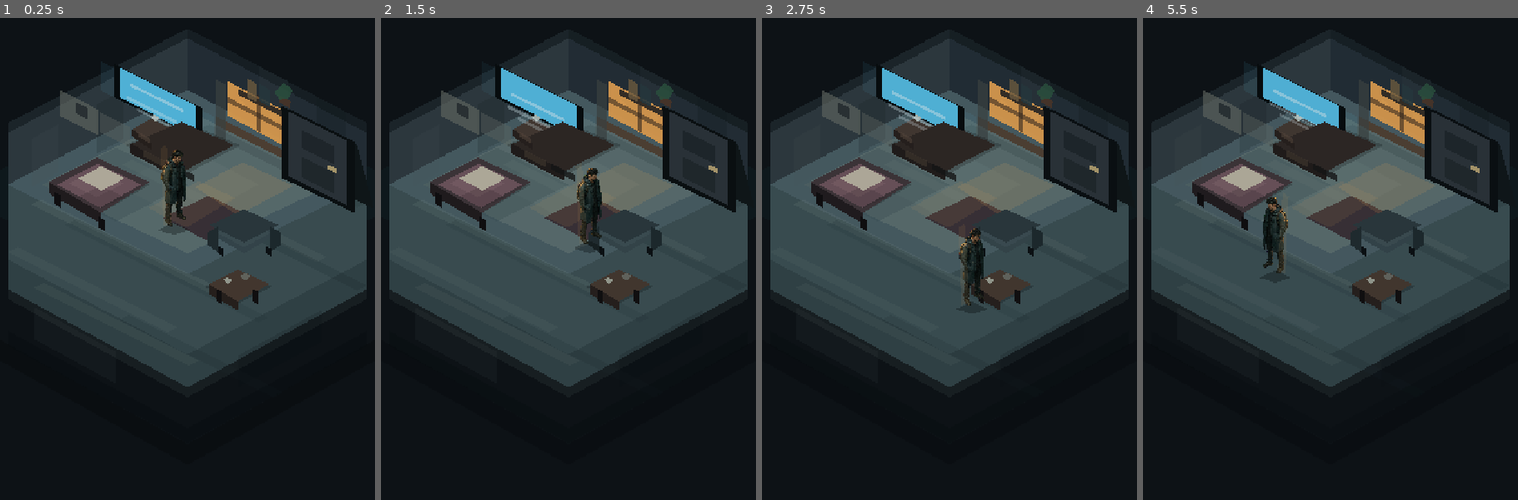
Above: before the commit, frames 1-4 (left to right).
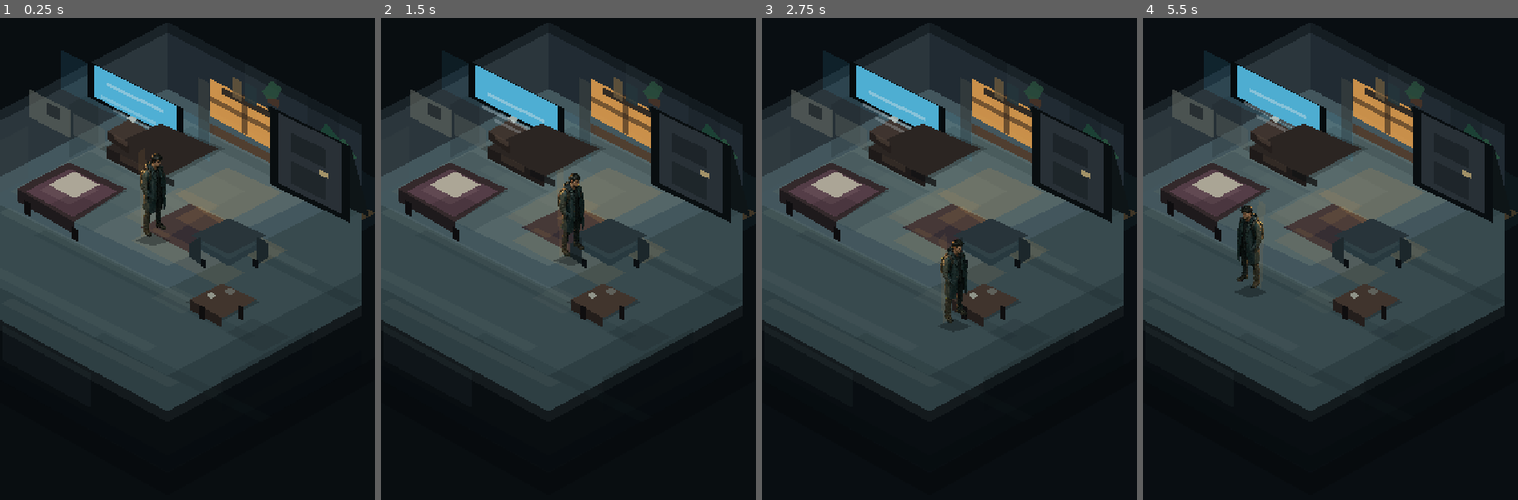
Above: after the commit, the same moments.

Repository: h4dtk6rb9k-cell/youAreNotAlone
Game: Godot game, scene res://levels/level_01_apartment/Level01Apartment.tscn
The game is run twice, just before and just after one commit, with the same random seed, the same clock (stepped at 60 frames per second) and the same inputs.
Inputs:
- Up to frame 1 (0.25 s): no input
- Up to frame 2 (1.5 s): hold D (move_right) 0.53-1.28 s; hold E (interact) 0.53-1.28 s; hold S (move_down) from 1.28 s (still down); tap E (interact) at 1.35 s
- Up to frame 3 (2.75 s): release S (move_down) at 2.03 s; hold D (move_right) from 2.03 s (still down); hold E (interact) from 2.03 s (still down)
- Up to frame 4 (5.5 s): release D (move_right) at 2.78 s; release E (interact) at 2.78 s; hold W (move_up) 2.78-3.53 s; tap E (interact) at 2.85, 4.35 s; hold E (interact) 3.53-4.28 s; hold A (move_left) 3.53-5.03 s; hold S (move_down) from 5.03 s (still down); hold E (interact) from 5.03 s (still down)

The runs differ from the first frame. In frame 1, 22% of the frame differs, in the area x 0-100%, y 3-82%; in frame 2, 22%; in frame 3, 22%; in frame 4, 23%.

Commit message:
Enhance apartment atmosphere and framing

Diff:
--- a/levels/level_01_apartment/Level01Apartment.tscn
+++ b/levels/level_01_apartment/Level01Apartment.tscn
@@ -71,7 +71,7 @@
 z_index = -200
 offset_right = 720.0
 offset_bottom = 1280.0
-color = Color(0.045, 0.055, 0.068, 1)
+color = Color(0.032, 0.042, 0.052, 1)
 
 [node name="BackgroundArt" type="Sprite2D" parent="."]
 visible = false
@@ -159,7 +159,7 @@
 z_index = 50
 offset_right = 720.0
 offset_bottom = 1280.0
-color = Color(0.08, 0.16, 0.20, 0.05)
+color = Color(0.06, 0.13, 0.17, 0.07)
 mouse_filter = 2
 
 [node name="SilenceOverlay" type="ColorRect" parent="."]
@@ -170,8 +170,8 @@
 mouse_filter = 2
 
 [node name="Camera2D" type="Camera2D" parent="."]
-position = Vector2(360, 730)
-zoom = Vector2(1.18, 1.18)
+position = Vector2(390, 715)
+zoom = Vector2(1.28, 1.28)
 enabled = true
 
 [node name="BottomMask" type="ColorRect" parent="."]
@@ -197,18 +197,28 @@
 
 [node name="WindowLightSpill" type="Polygon2D" parent="Room"]
 z_index = -29
-color = Color(0.96, 0.64, 0.30, 0.20)
-polygon = PackedVector2Array(64, -80, 292, 32, 34, 172, -172, 44)
+color = Color(0.96, 0.64, 0.30, 0.25)
+polygon = PackedVector2Array(50, -90, 312, 40, 44, 190, -190, 54)
 
 [node name="WindowLightCore" type="Polygon2D" parent="Room"]
 z_index = -28
-color = Color(1, 0.72, 0.38, 0.16)
-polygon = PackedVector2Array(82, -64, 226, 8, 28, 112, -94, 36)
+color = Color(1, 0.72, 0.38, 0.22)
+polygon = PackedVector2Array(78, -68, 242, 14, 38, 128, -104, 42)
 
 [node name="WindowLightEdge" type="Polygon2D" parent="Room"]
 z_index = -27
 color = Color(0.98, 0.76, 0.44, 0.09)
 polygon = PackedVector2Array(118, -92, 292, -4, 86, 42, -42, -30)
+
+[node name="WindowLightStripeA" type="Polygon2D" parent="Room"]
+z_index = -15
+color = Color(1, 0.72, 0.36, 0.14)
+polygon = PackedVector2Array(12, 48, 48, 30, 180, 96, 142, 116)
+
+[node name="WindowLightStripeB" type="Polygon2D" parent="Room"]
+z_index = -15
+color = Color(1, 0.72, 0.36, 0.10)
+polygon = PackedVector2Array(-54, 82, -18, 62, 116, 130, 78, 150)
 
 [node name="Floor" type="Polygon2D" parent="Room"]
 z_index = -20
@@ -296,6 +306,16 @@
 color = Color(0.08, 0.13, 0.14, 0.16)
 polygon = PackedVector2Array(-112, 228, -96, 220, 156, 346, 140, 354)
 
+[node name="FloorScuffA" type="Polygon2D" parent="Room"]
+z_index = -14
+color = Color(0.77, 0.73, 0.62, 0.06)
+polygon = PackedVector2Array(-24, 168, 10, 150, 58, 174, 22, 192)
+
+[node name="FloorScuffB" type="Polygon2D" parent="Room"]
+z_index = -14
+color = Color(0.02, 0.035, 0.04, 0.12)
+polygon = PackedVector2Array(88, 220, 128, 198, 184, 226, 142, 248)
+
 [node name="FrontWallHighlight" type="Polygon2D" parent="Room"]
 z_index = -13
 color = Color(0.54, 0.62, 0.60, 0.10)
@@ -381,6 +401,35 @@
 position = Vector2(30, -4)
 color = Color(0.18, 0.34, 0.25, 0.82)
 polygon = PackedVector2Array(-16, 4, -2, -12, 14, 0, 6, 14, -8, 16)
+
+[node name="TallPlant" type="Node2D" parent="Room"]
+z_index = -12
+position = Vector2(242, -18)
+
+[node name="TallPlantShadow" type="Polygon2D" parent="Room/TallPlant"]
+z_index = -1
+color = Color(0, 0, 0, 0.22)
+polygon = PackedVector2Array(-24, 22, 0, 10, 30, 24, 4, 38)
+
+[node name="TallPlantPot" type="Polygon2D" parent="Room/TallPlant"]
+color = Color(0.28, 0.20, 0.16, 1)
+polygon = PackedVector2Array(-18, 4, 18, 22, 14, 42, -14, 24)
+
+[node name="TallPlantStem" type="Polygon2D" parent="Room/TallPlant"]
+color = Color(0.13, 0.20, 0.16, 1)
+polygon = PackedVector2Array(-3, -58, 3, -56, 3, 16, -3, 14)
+
+[node name="TallPlantLeavesA" type="Polygon2D" parent="Room/TallPlant"]
+color = Color(0.12, 0.30, 0.22, 0.86)
+polygon = PackedVector2Array(-32, -44, -4, -76, 18, -50, 2, -30)
+
+[node name="TallPlantLeavesB" type="Polygon2D" parent="Room/TallPlant"]
+color = Color(0.18, 0.38, 0.26, 0.82)
+polygon = PackedVector2Array(-8, -24, 22, -54, 42, -24, 10, -8)
+
+[node name="TallPlantLeavesC" type="Polygon2D" parent="Room/TallPlant"]
+color = Color(0.10, 0.24, 0.18, 0.88)
+polygon = PackedVector2Array(-36, -8, -8, -34, 10, -12, -10, 6)
 
 [node name="WarmWindow" type="Polygon2D" parent="Room"]
 z_index = -14
@@ -392,12 +441,16 @@
 z_index = -1
 
 [node name="ExteriorBuildingA" type="Polygon2D" parent="Room/WarmWindow/ExteriorCityHint"]
-color = Color(0.12, 0.16, 0.17, 0.45)
+color = Color(0.12, 0.16, 0.17, 0.58)
 polygon = PackedVector2Array(-42, -8, -6, 10, -6, 46, -42, 28)
 
 [node name="ExteriorBuildingB" type="Polygon2D" parent="Room/WarmWindow/ExteriorCityHint"]
-color = Color(0.10, 0.135, 0.15, 0.42)
+color = Color(0.10, 0.135, 0.15, 0.54)
 polygon = PackedVector2Array(8, 10, 44, 28, 44, 68, 8, 50)
+
+[node name="ExteriorStreetGlow" type="Polygon2D" parent="Room/WarmWindow/ExteriorCityHint"]
+color = Color(1, 0.62, 0.25, 0.30)
+polygon = PackedVector2Array(-46, 46, 46, 92, 46, 106, -46, 60)
 
 [node name="TinyWindowA" type="Polygon2D" parent="Room/WarmWindow/ExteriorCityHint"]
 color = Color(1, 0.78, 0.42, 0.78)
@@ -479,7 +532,7 @@
 polygon = PackedVector2Array(-82, -18, -4, -58, 82, -18, 4, 28)
 
 [node name="BedFrame" type="Polygon2D" parent="Room/Props/Bed"]
-color = Color(0.26, 0.21, 0.22, 1)
+color = Color(0.23, 0.17, 0.17, 1)
 polygon = PackedVector2Array(-82, -22, -4, -62, 82, -22, 4, 28)
 
 [node name="BedSideFace" type="Polygon2D" parent="Room/Props/Bed"]
@@ -498,7 +551,7 @@
 polygon = PackedVector2Array(0, 34, 10, 40, 10, 58, 0, 52)
 
 [node name="Blanket" type="Polygon2D" parent="Room/Props/Bed"]
-color = Color(0.46, 0.34, 0.37, 1)
+color = Color(0.38, 0.26, 0.30, 1)
 polygon = PackedVector2Array(-68, -18, -2, -52, 68, -18, 2, 20)
 
 [node name="BlanketFoldA" type="Polygon2D" parent="Room/Props/Bed"]
@@ -552,7 +605,7 @@
 collision_mask = 0
 
 [node name="SofaVisual" type="Polygon2D" parent="Room/Props/Sofa"]
-color = Color(0.22, 0.28, 0.30, 1)
+color = Color(0.18, 0.24, 0.26, 1)
 polygon = PackedVector2Array(-58, -10, 0, -38, 58, -10, 0, 24)
 
 [node name="SofaSeatHighlight" type="Polygon2D" parent="Room/Props/Sofa"]
@@ -593,8 +646,8 @@
 
 [node name="ScreenGlow" type="Polygon2D" parent="Room/Props/Screen"]
 z_index = -1
-color = Color(0.35, 0.78, 0.94, 0.18)
-polygon = PackedVector2Array(-92, -38, 92, 52, 92, 104, -92, 10)
+color = Color(0.28, 0.75, 0.95, 0.26)
+polygon = PackedVector2Array(-112, -50, 112, 60, 112, 118, -112, 8)
 
 [node name="ScreenVisual" type="Polygon2D" parent="Room/Props/Screen"]
 color = Color(0.28, 0.62, 0.74, 1)
